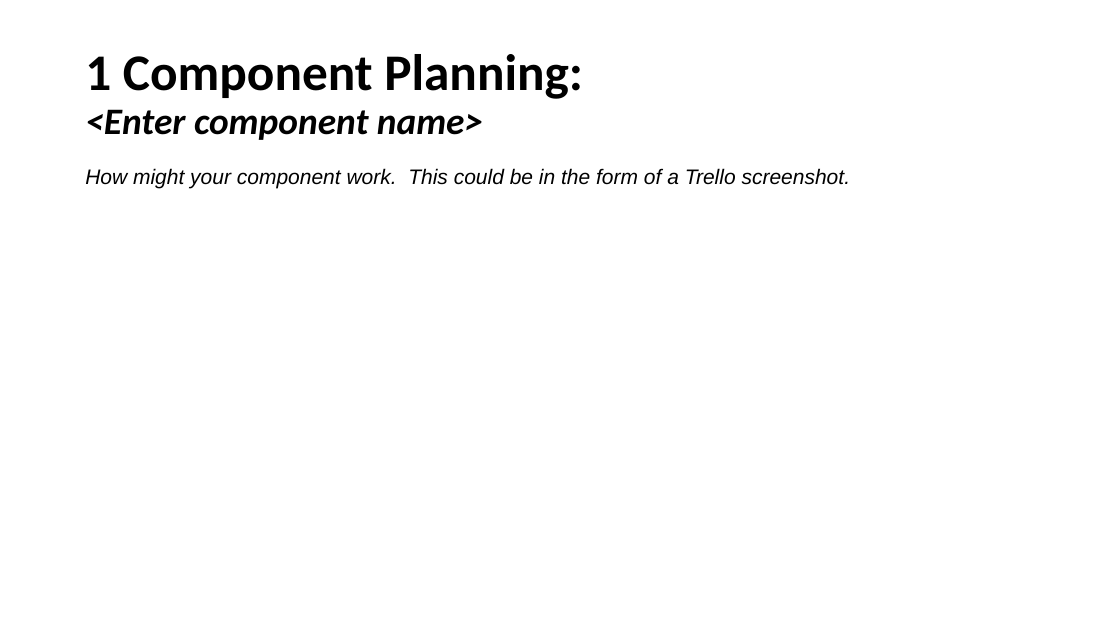
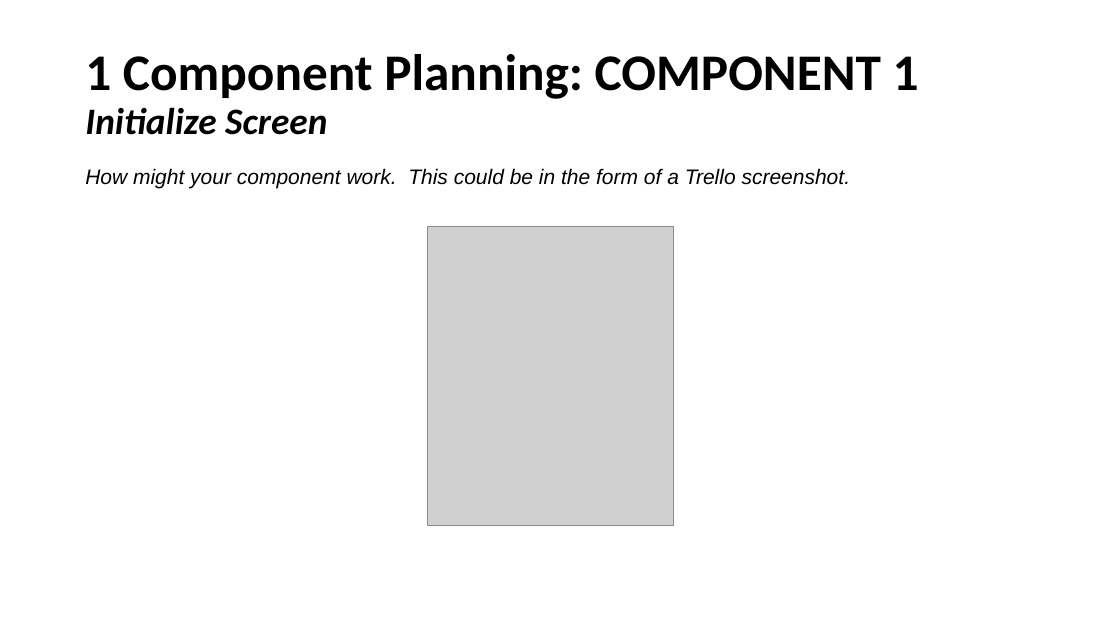
Before and after one commit to SmitieC/Assessment, a slide deck: slide 13 of 3.7 and 3.8 Documentation Template (1).pptx (slide 11 before the commit). Drawn at 1120x630 pixels with LibreOffice and Linux fonts; fonts in the diff are those of the drawing; grey boxes stand for pictures. Boxes give left, top, right and bottom in pixels: in the first picture for what was removed or moved away, otherwise in the second. Text is boxed around its words. In the diff, an @@ line names an element or a change of style, - is before the commit and + after.

```diff
--- a/3.7 and 3.8 Documentation Template (1).pptx
+++ b/3.7 and 3.8 Documentation Template (1).pptx
@@ title at [85, 54, 919, 135]: text changed; size 32 to 44 pt; italic off @@
-1 Component Planning:
-<Enter component name>
+1 Component Planning: COMPONENT 1
+Initialize Screen
@@ picture added at [428, 227, 674, 525] @@
```
Also in this commit, not shown: 9 other slides changed, 23 slides added, 8 other files.
